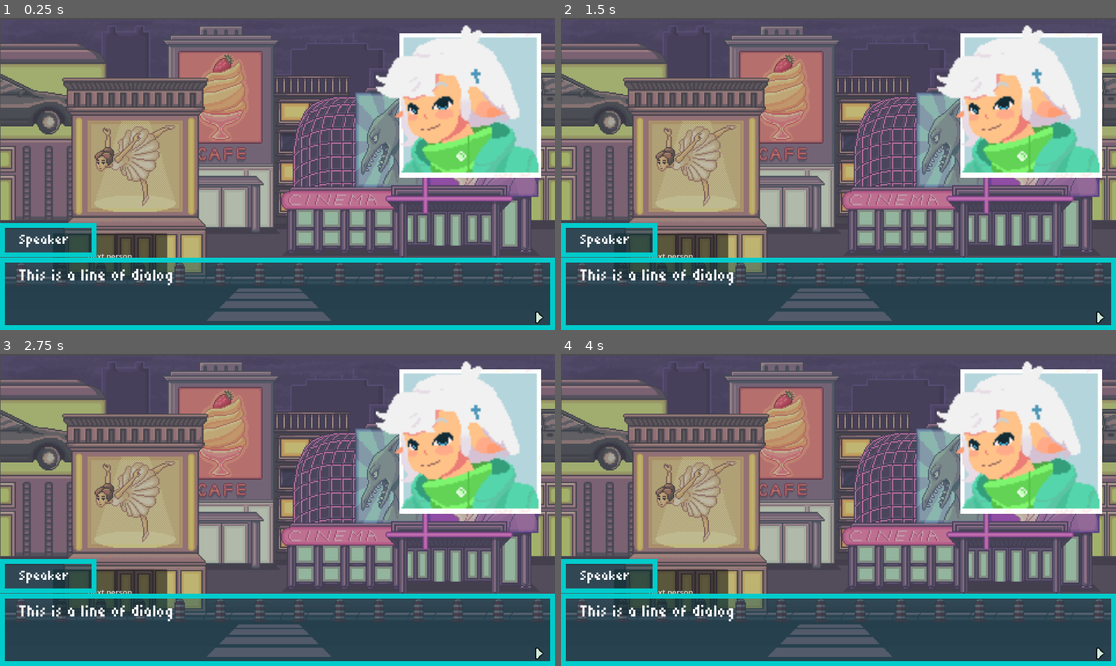
Above: before the commit, frames 1-4 (two rows, left to right).
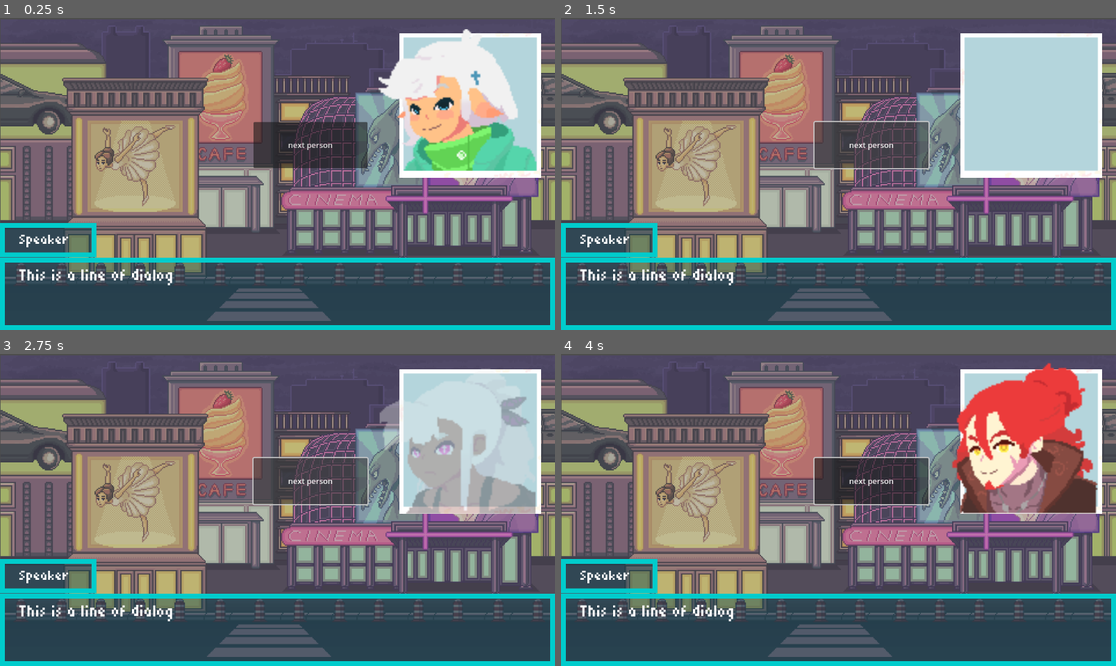
Above: after the commit, the same moments.

Repository: sharronq/ourutopia
Game: Godot game, scene res://scenes/main.tscn
Same seed, same stepped clock (60 frames per second), same inputs: the game is played once before the commit and once after it. The project has no main scene, so this scene is started directly.
Inputs (mouse positions are in pixels of both pictures, inside the frame that each line leads up to):
- Up to frame 1 (0.25 s): no input
- Up to frame 2 (1.5 s): click "next person" at 0.5 s; click "next person" at 1.25 s
- Up to frame 3 (2.75 s): click "next person" at 2 s
- Up to frame 4 (4 s): move the mouse to (960, 494) at 2.77 s; click (960, 494) at 2.92 s; move the mouse to (727, 525) at 3.52 s; click (727, 525) at 3.67 s

The runs differ from the first frame. In frame 1, 6.6% of the frame differs, in the area x 9-98%, y 2-98%; in frame 2, 13%; in frame 3, 13%; in frame 4, 16%.

Commit message:
created all portraits, added character names to sprite object

Diff:
--- /dev/null
+++ b/resources/elfboy1.tres
@@ -0,0 +1,7 @@
+[gd_resource type="AtlasTexture" load_steps=2 format=3 uid="uid://dxo08vgjto8d7"]
+
+[ext_resource type="Texture2D" uid="uid://ba7c532m3nnox" path="res://assets/portraits/elfboy1.png" id="1_s48gs"]
+
+[resource]
+atlas = ExtResource("1_s48gs")
+region = Rect2(0, 0, 99, 100)
--- /dev/null
+++ b/resources/elfgirl2.tres
@@ -0,0 +1,7 @@
+[gd_resource type="AtlasTexture" load_steps=2 format=3 uid="uid://bwspfoal88686"]
+
+[ext_resource type="Texture2D" uid="uid://gai65g73h3yo" path="res://assets/portraits/elfgirl2.png" id="1_b0gxv"]
+
+[resource]
+atlas = ExtResource("1_b0gxv")
+region = Rect2(0, -1, 97, 101)
--- /dev/null
+++ b/resources/human1.tres
@@ -0,0 +1,7 @@
+[gd_resource type="AtlasTexture" load_steps=2 format=3 uid="uid://b5f0lh02ptovh"]
+
+[ext_resource type="Texture2D" uid="uid://doimn0f0jj3sm" path="res://assets/portraits/humangirl2.png" id="1_eep1a"]
+
+[resource]
+atlas = ExtResource("1_eep1a")
+region = Rect2(0, 0, 100, 101)
--- /dev/null
+++ b/resources/human2.tres
@@ -0,0 +1,7 @@
+[gd_resource type="AtlasTexture" load_steps=2 format=3 uid="uid://dt3j6hfvfqxb0"]
+
+[ext_resource type="Texture2D" uid="uid://cmxmh51e2he8f" path="res://assets/portraits/humanboy1.png" id="1_v2alk"]
+
+[resource]
+atlas = ExtResource("1_v2alk")
+region = Rect2(0, 0, 101, 101)
--- /dev/null
+++ b/resources/human3.tres
@@ -0,0 +1,7 @@
+[gd_resource type="AtlasTexture" load_steps=2 format=3 uid="uid://b0pam1g2hu6op"]
+
+[ext_resource type="Texture2D" uid="uid://baw3ccybtyhuv" path="res://assets/portraits/humangirl3.png" id="1_1clcm"]
+
+[resource]
+atlas = ExtResource("1_1clcm")
+region = Rect2(0, 0, 100, 99)
--- /dev/null
+++ b/resources/human4.tres
@@ -0,0 +1,7 @@
+[gd_resource type="AtlasTexture" load_steps=2 format=3 uid="uid://bvhyx3ufsbhc5"]
+
+[ext_resource type="Texture2D" uid="uid://btf6pvqim3jqt" path="res://assets/portraits/humangirl1.png" id="1_5ohh0"]
+
+[resource]
+atlas = ExtResource("1_5ohh0")
+region = Rect2(0, 0, 100, 100)
--- a/scenes/dialog_ui.tscn
+++ b/scenes/dialog_ui.tscn
@@ -1,8 +1,18 @@
-[gd_scene load_steps=5 format=3 uid="uid://b5apk5eoklhku"]
+[gd_scene load_steps=6 format=3 uid="uid://b5apk5eoklhku"]
 
 [ext_resource type="Theme" uid="uid://mad352fkkrhp" path="res://resources/new_theme.tres" id="1_g3l0q"]
 [ext_resource type="FontFile" uid="uid://dm3xnixwfx0j5" path="res://assets/fonts/Squarebit2Px.ttf" id="2_7rvvl"]
 [ext_resource type="Texture2D" uid="uid://c6pa11jsqmbqe" path="res://assets/UI/pixelarrownext.png" id="2_ddx0o"]
+
+[sub_resource type="GDScript" id="GDScript_68kqv"]
+script/source = "extends Control
+
+# Called when the node enters the scene tree for the first time.
+func _ready() -> void:
+	var dialog = $\"DialogBox/RichTextLabel\"
+	var speaker = $\"SpeakerBox/Label\"
+
+"
 
 [sub_resource type="LabelSettings" id="LabelSettings_jdyf7"]
 font = ExtResource("2_7rvvl")
@@ -13,9 +23,11 @@
 anchors_preset = 15
 anchor_right = 1.0
 anchor_bottom = 1.0
+offset_top = 426.0
 grow_horizontal = 2
 grow_vertical = 2
 theme = ExtResource("1_g3l0q")
+script = SubResource("GDScript_68kqv")
 
 [node name="DialogBox" type="PanelContainer" parent="."]
 custom_minimum_size = Vector2(0, 150)
--- a/scenes/gameplay.tscn
+++ b/scenes/gameplay.tscn
@@ -5,9 +5,8 @@
 [ext_resource type="Texture2D" uid="uid://c7ds8nmhsxt2m" path="res://resources/elfgirl1.tres" id="2_fjf67"]
 [ext_resource type="Texture2D" uid="uid://ct2i7ejct8h7x" path="res://assets/UI/Frame1.png" id="3_ynis8"]
 [ext_resource type="PackedScene" uid="uid://b5apk5eoklhku" path="res://scenes/dialog_ui.tscn" id="5_52eud"]
-[ext_resource type="Script" path="res://scenes/dialog_ui.gd" id="6_2rujn"]
-
-[sub_resource type="AnimationLibrary" id="AnimationLibrary_rh5aw"]
+[ext_resource type="Script" path="res://scripts/character.gd" id="5_84qfa"]
+[ext_resource type="Script" path="res://scripts/dialog_ui.gd" id="6_2rujn"]
 
 [node name="Gameplay" type="Node2D"]
 script = ExtResource("1_0ttpp")
@@ -25,20 +24,16 @@
 metadata/_edit_lock_ = true
 
 [node name="char1" type="Sprite2D" parent="."]
-position = Vector2(949, 168)
-scale = Vector2(3.35577, 3.35577)
+position = Vector2(950, 170)
+scale = Vector2(3.23832, 3.23832)
 texture = ExtResource("2_fjf67")
-
-[node name="AnimationPlayer" type="AnimationPlayer" parent="char1"]
-libraries = {
-"": SubResource("AnimationLibrary_rh5aw")
-}
+script = ExtResource("5_84qfa")
 
 [node name="next" type="Button" parent="."]
-offset_left = 110.0
-offset_top = 447.0
-offset_right = 347.0
-offset_bottom = 543.0
+offset_left = 526.0
+offset_top = 216.0
+offset_right = 763.0
+offset_bottom = 312.0
 text = "next person
 "
 
@@ -48,5 +43,8 @@
 script = ExtResource("6_2rujn")
 metadata/_edit_use_anchors_ = true
 
+[connection signal="new_sprite_called" from="char1" to="CanvasLayer/DialogUI" method="_on_char_1_new_sprite_called"]
+[connection signal="sprite_exited" from="char1" to="CanvasLayer/DialogUI" method="_on_char_1_sprite_exited"]
 [connection signal="pressed" from="next" to="." method="_on_button_pressed"]
+[connection signal="pressed" from="next" to="char1" method="_on_next_pressed"]
 [connection signal="mouse_clicked" from="CanvasLayer/DialogUI" to="." method="_on_dialog_ui_mouse_clicked"]
--- /dev/null
+++ b/scripts/character.gd
@@ -0,0 +1,52 @@
+extends Sprite2D
+signal sprite_exited
+signal new_sprite_called
+
+@onready var characters = {
+	"Lyra Solis": [preload("res://resources/elfgirl1.tres"), ""],
+	"Elysia Dorn": [preload("res://resources/human4.tres")],
+	"Daniel Grimes": [preload("res://resources/human2.tres")],
+	"David Winters": [preload("res://resources/elfboy1.tres")],
+	"Novah Tyndall": [preload("res://resources/elfgirl2.tres")],
+	"Zayden Korr": [preload("res://resources/elfgirl3.tres")],
+	"Oliver Grant": [preload("res://resources/human3.tres")],
+	"Kael Voss": [preload("res://resources/human1.tres")]}
+var current_char
+var char_list
+var fade_duration = 0.5
+
+# Called when the node enters the scene tree for the first time.
+func _ready() -> void:
+	char_list = characters.keys()
+	current_char = char_list.pop_at(0)
+	self.texture = characters[current_char][0]
+
+# Called every frame. 'delta' is the elapsed time since the previous frame.
+func _process(delta: float) -> void:
+	pass
+
+func _on_next_pressed() -> void:
+	call_new_sprite()
+	new_sprite_called.emit()
+
+func call_new_sprite():
+	fade_out(self)
+	sprite_exited.emit()
+	await get_tree().create_timer(2).timeout
+	current_char = char_list.pop_at(0)
+	self.texture = characters[current_char][0]
+	fade_in(self)
+
+func fade_in(node):
+	var tween = get_tree().create_tween()
+	tween.tween_property(node, "modulate:a", 1, fade_duration)
+	tween.play()
+	await tween.finished
+	tween.kill()
+
+func fade_out(node):
+	var tween = get_tree().create_tween()
+	tween.tween_property(node, "modulate:a", 0, fade_duration)
+	tween.play()
+	await tween.finished
+	tween.kill()
--- a/scenes/dialog_ui.gd
+++ b/scripts/dialog_ui.gd
@@ -4,7 +4,6 @@
 # Called when the node enters the scene tree for the first time.
 func _ready() -> void:
 	pass # Replace with function body.
-
 
 # Called every frame. 'delta' is the elapsed time since the previous frame.
 func _process(delta: float) -> void:
@@ -13,3 +12,9 @@
 func _input(event):
 	if event is InputEventMouseButton:
 		mouse_clicked.emit()
+
+func _on_char_1_new_sprite_called() -> void:
+	pass # Replace with function body
+
+func _on_char_1_sprite_exited() -> void:
+	pass
--- a/scripts/gameplay.gd
+++ b/scripts/gameplay.gd
@@ -1,42 +1,13 @@
 extends Node2D
-
-@onready var sprite = $"char1"
-@onready var textures = [preload("res://resources/elfgirl1.tres"), preload("res://resources/elfgirl3.tres")]
-
-var fade_duration = 0.5
+@onready var dialog_box = preload("res://scripts/dialog_ui.gd")
 
 # Called when the node enters the scene tree for the first time.
 func _ready() -> void:
-	sprite.texture = textures.pop_at(0)
-	for filePath in DirAccess.get_files_at("res://resources/"):
-		textures.append( load(filePath) )
+	pass
 
 # Called every frame. 'delta' is the elapsed time since the previous frame.
 func _process(delta: float) -> void:
 	pass
 
-func _on_button_pressed() -> void:
-	call_new_sprite()
-
-func call_new_sprite():
-	fade_out(sprite)
-	await get_tree().create_timer(2).timeout
-	sprite.texture = textures.pop_at(0)
-	fade_in(sprite)
-
-func fade_in(node):
-	var tween = get_tree().create_tween()
-	tween.tween_property(node, "modulate:a", 1, fade_duration)
-	tween.play()
-	await tween.finished
-	tween.kill()
-
-func fade_out(node):
-	var tween = get_tree().create_tween()
-	tween.tween_property(node, "modulate:a", 0, fade_duration)
-	tween.play()
-	await tween.finished
-	tween.kill()
-
 func _on_dialog_ui_mouse_clicked() -> void:
 	print("input!")
